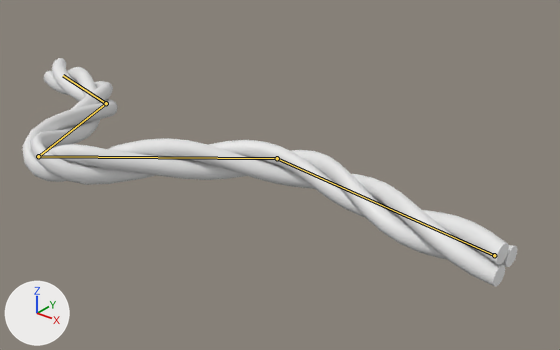
A saved change to the FBX model Assets/Art/Characters/Enemies/EN_Tube_Jump.fbx.
Both versions are drawn from a camera (50 mm lens) standing at (9.91, -8.49, 5.89) and looking at (2.68, 0.56, 0.28). Every picture has the same lights, and +X, +Y and +Z are marked at lower left. The first picture is the older version. Both versions are drawn at frame 7 of the action 'Armature|BlockPassage'; the numbers are the values there. The bones that change, and the others that lie on the model, are drawn over the model as lines.

Objects in the first picture: 'Cable'.
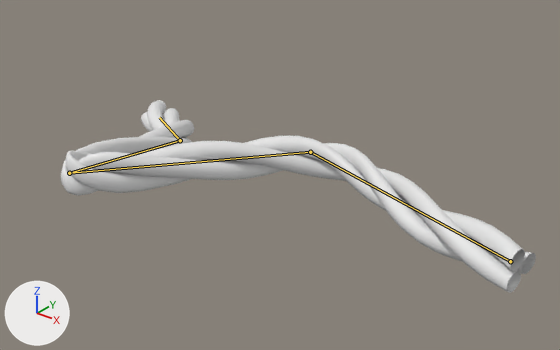
Pixel boxes [x1, y1, x2, y2] of what changed, in the pictures (560 x 350 px):
'Cable', posed (16% shorter)
    before: [23, 58, 518, 287]
    after: [61, 100, 536, 293]
bone 'Bone', root to tip
    before: (494, 255) to (277, 158)
    after: (510, 261) to (310, 152)
bone 'Bone.001', root to tip
    before: (277, 158) to (38, 156)
    after: (310, 152) to (69, 173)
bone 'Bone.002', root to tip
    before: (38, 156) to (106, 103)
    after: (69, 173) to (180, 140)

Patch to the scene script:
```diff
--- a/Assets/Art/Characters/Enemies/EN_Tube_Jump.fbx.py
+++ b/Assets/Art/Characters/Enemies/EN_Tube_Jump.fbx.py
@@ bone_bone @@
 bone_bone = bpy.data.objects['Armature'].pose.bones['Bone']
-bone_bone.location = (0.3, -2.93, 0.03)
-bone_bone.rotation_quaternion = (0.998, -0.057, 0.0, -0.004)  # degrees (-7, 0, 0)
+bone_bone.location = (0.3, -3.04, 0.03)
+bone_bone.rotation_quaternion = (0.993, -0.118, 0.0, -0.008)  # degrees (-14, 0, -1)
@@ bone_bone_001 @@
 bone_bone_001 = bpy.data.objects['Armature'].pose.bones['Bone.001']  # child of 'Bone'
-bone_bone_001.rotation_quaternion = (0.918, 0.396, 0.0, -0.012)  # degrees (47, 1, -1)
+bone_bone_001.rotation_quaternion = (0.82, 0.572, -0.001, -0.024)  # degrees (70, 2, -2)
@@ bone_bone_002 @@
 bone_bone_002 = bpy.data.objects['Armature'].pose.bones['Bone.002']  # child of 'Bone.001'
-bone_bone_002.rotation_quaternion = (0.627, -0.779, 0.027, 0.001)  # degrees (-102, 2, -2)
+bone_bone_002.rotation_quaternion = (0.361, -0.928, 0.059, 0.074)  # degrees (-138, 10, -3)
```
